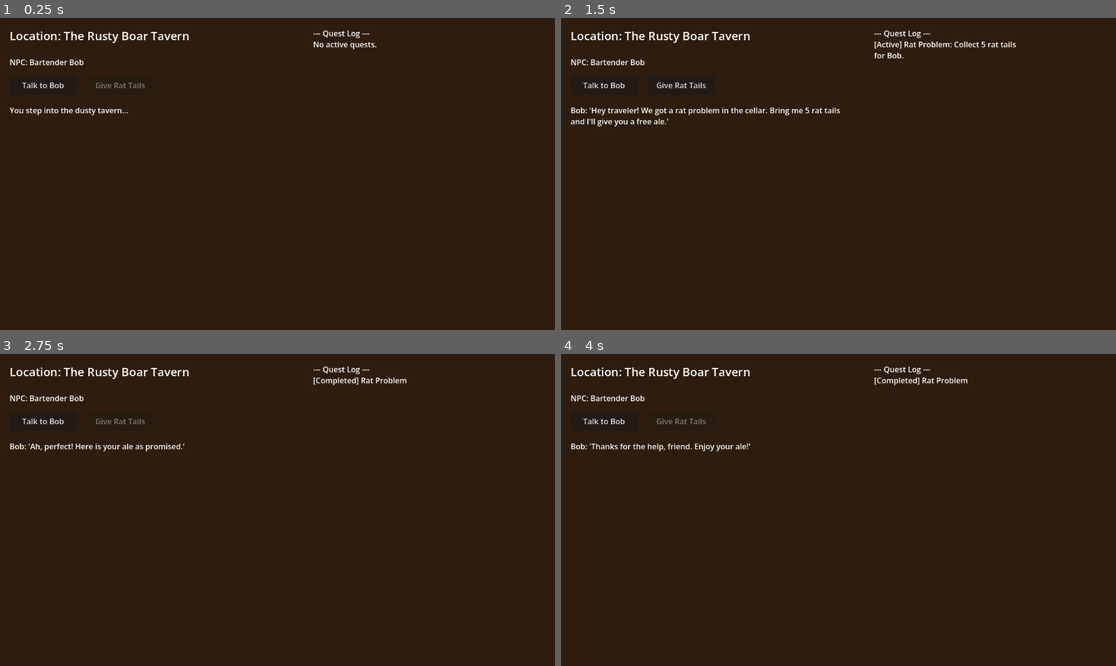
Above: before the commit, frames 1-4 (two rows, left to right).
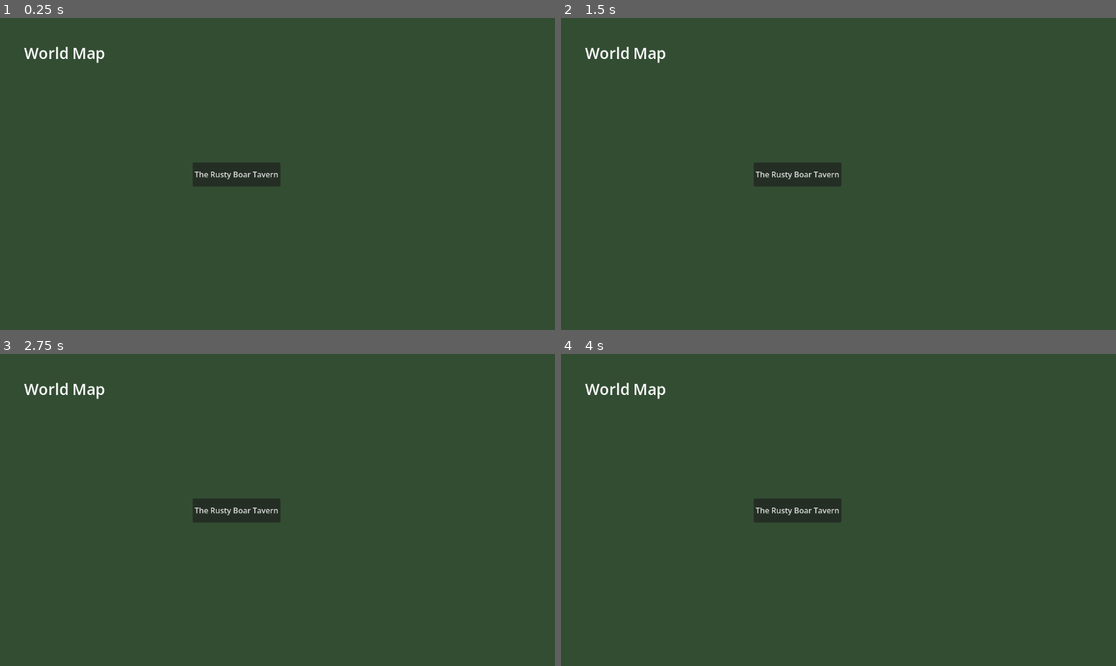
Above: after the commit, the same moments.

Repository: fakemailnum6-ux/Different-Way
Game: Godot game, scene res://UI/HUDManager.tscn
Same seed, same stepped clock (60 frames per second), same inputs: the game is played once before the commit and once after it. Before the commit the project starts from res://Tavern.tscn.
Inputs (mouse positions are in pixels of both pictures, inside the frame that each line leads up to):
- Up to frame 1 (0.25 s): no input
- Up to frame 2 (1.5 s): click (605, 86) at 0.5 s, where only the run before the commit has a clickable "Talk to Bob"; click (799, 174) at 1.25 s, where only the run after the commit has a clickable "The Rusty Boar Tavern"
- Up to frame 3 (2.75 s): click (122, 422) at 2 s, where only the run before the commit has a clickable "Give Rat Tails"
- Up to frame 4 (4 s): click (605, 422) at 2.75 s, where only the run before the commit has a clickable "Talk to Bob"; click (799, 510) at 3.5 s, where only the run after the commit has a clickable "The Rusty Boar Tavern"

The runs differ from the first frame. In frame 1, 99% of the frame differs, in the area x 0-100%, y 0-100%; in frame 2, 99%; in frame 3, 99%; in frame 4, 99%.

Commit message:
feat: implement map and UI system per Arc.md
Adds UI structure required for the map interface and dialogs:
- `UI/HUDManager.tscn/gd`: Main scene for handling transitions
- `UI/Map.tscn/gd`: Clickable map with a button to enter the Tavern
- `UI/DialogBox.tscn/gd`: Centralized UI dialog overlay
- Refactored `Tavern.tscn/gd` to instantiate `DialogBox` and support returning to the Map.
- Updated `project.godot` to launch `HUDManager` on startup.

Co-authored-by: vasyafaker <273591210+vasyafaker@users.noreply.github.com>

Diff:
--- a/Tavern.gd
+++ b/Tavern.gd
@@ -1,4 +1,6 @@
 extends Control
+
+signal return_to_map
 
 var quest_status = "none" # none, active, completed
 
@@ -6,25 +8,30 @@
 @onready var quest_log = $QuestLog
 @onready var talk_button = $TalkButton
 @onready var complete_button = $CompleteQuestButton
+@onready var return_button = $ReturnButton
 
 func _ready():
 	talk_button.pressed.connect(_on_talk_pressed)
 	complete_button.pressed.connect(_on_complete_pressed)
+	return_button.pressed.connect(_on_return_pressed)
 
 func _on_talk_pressed():
 	if quest_status == "none":
-		dialog_box.text = "Bob: 'Hey traveler! We got a rat problem in the cellar. Bring me 5 rat tails and I'll give you a free ale.'"
+		dialog_box.show_dialog("Bob: 'Hey traveler! We got a rat problem in the cellar. Bring me 5 rat tails and I'll give you a free ale.'")
 		quest_status = "active"
 		quest_log.text = "--- Quest Log ---\n[Active] Rat Problem: Collect 5 rat tails for Bob."
 		complete_button.disabled = false
 	elif quest_status == "active":
-		dialog_box.text = "Bob: 'Did you get those rat tails yet? The cellar is still squeaking!'"
+		dialog_box.show_dialog("Bob: 'Did you get those rat tails yet? The cellar is still squeaking!'")
 	elif quest_status == "completed":
-		dialog_box.text = "Bob: 'Thanks for the help, friend. Enjoy your ale!'"
+		dialog_box.show_dialog("Bob: 'Thanks for the help, friend. Enjoy your ale!'")
 
 func _on_complete_pressed():
 	if quest_status == "active":
-		dialog_box.text = "Bob: 'Ah, perfect! Here is your ale as promised.'"
+		dialog_box.show_dialog("Bob: 'Ah, perfect! Here is your ale as promised.'")
 		quest_status = "completed"
 		quest_log.text = "--- Quest Log ---\n[Completed] Rat Problem"
 		complete_button.disabled = true
+
+func _on_return_pressed():
+	return_to_map.emit()
--- a/Tavern.tscn
+++ b/Tavern.tscn
@@ -1,6 +1,7 @@
-[gd_scene load_steps=2 format=3 uid="uid://b82x4kfqy5a1"]
+[gd_scene load_steps=3 format=3 uid="uid://b82x4kfqy5a1"]
 
 [ext_resource type="Script" path="res://Tavern.gd" id="1_script"]
+[ext_resource type="PackedScene" uid="uid://dbx1" path="res://UI/DialogBox.tscn" id="2_dialog"]
 
 [node name="Tavern" type="Control"]
 layout_mode = 3
@@ -54,13 +55,13 @@
 text = "Give Rat Tails"
 disabled = true
 
-[node name="DialogBox" type="RichTextLabel" parent="."]
+[node name="ReturnButton" type="Button" parent="."]
 layout_mode = 0
 offset_left = 20.0
-offset_top = 180.0
-offset_right = 600.0
-offset_bottom = 380.0
-text = "You step into the dusty tavern..."
+offset_top = 200.0
+offset_right = 160.0
+offset_bottom = 240.0
+text = "Return to Map"
 
 [node name="QuestLog" type="RichTextLabel" parent="."]
 layout_mode = 0
@@ -70,3 +71,10 @@
 offset_bottom = 380.0
 text = "--- Quest Log ---
 No active quests."
+
+[node name="DialogBox" parent="." instance=ExtResource("2_dialog")]
+layout_mode = 1
+offset_left = 200.0
+offset_top = 200.0
+offset_right = 600.0
+offset_bottom = 400.0
--- /dev/null
+++ b/UI/DialogBox.gd
@@ -0,0 +1,15 @@
+extends PanelContainer
+
+@onready var text_label = $MarginContainer/VBoxContainer/TextLabel
+@onready var close_button = $MarginContainer/VBoxContainer/CloseButton
+
+func _ready():
+	hide()
+	close_button.pressed.connect(_on_close_pressed)
+
+func show_dialog(text: String):
+	text_label.text = text
+	show()
+
+func _on_close_pressed():
+	hide()
--- /dev/null
+++ b/UI/DialogBox.tscn
@@ -0,0 +1,38 @@
+[gd_scene load_steps=2 format=3 uid="uid://dbx1"]
+
+[ext_resource type="Script" path="res://UI/DialogBox.gd" id="1_script"]
+
+[node name="DialogBox" type="PanelContainer"]
+anchors_preset = 7
+anchor_left = 0.5
+anchor_top = 1.0
+anchor_right = 0.5
+anchor_bottom = 1.0
+offset_left = -300.0
+offset_top = -200.0
+offset_right = 300.0
+offset_bottom = -20.0
+grow_horizontal = 2
+grow_vertical = 0
+script = ExtResource("1_script")
+
+[node name="MarginContainer" type="MarginContainer" parent="."]
+layout_mode = 2
+theme_override_constants/margin_left = 20
+theme_override_constants/margin_top = 20
+theme_override_constants/margin_right = 20
+theme_override_constants/margin_bottom = 20
+
+[node name="VBoxContainer" type="VBoxContainer" parent="MarginContainer"]
+layout_mode = 2
+
+[node name="TextLabel" type="RichTextLabel" parent="MarginContainer/VBoxContainer"]
+layout_mode = 2
+size_flags_vertical = 3
+text = "..."
+scroll_following = true
+
+[node name="CloseButton" type="Button" parent="MarginContainer/VBoxContainer"]
+layout_mode = 2
+size_flags_horizontal = 4
+text = "Continue"
--- /dev/null
+++ b/UI/HUDManager.gd
@@ -0,0 +1,28 @@
+extends Control
+
+@onready var map_layer = $Map
+@onready var location_container = $LocationContainer
+
+var tavern_scene = preload("res://Tavern.tscn")
+var current_location: Node = null
+
+func _ready():
+	map_layer.location_selected.connect(_on_location_selected)
+
+func _on_location_selected(location_name: String):
+	map_layer.hide()
+
+	if current_location != null:
+		current_location.queue_free()
+
+	if location_name == "Tavern":
+		current_location = tavern_scene.instantiate()
+		location_container.add_child(current_location)
+		if current_location.has_signal("return_to_map"):
+			current_location.return_to_map.connect(_on_return_to_map)
+
+func _on_return_to_map():
+	if current_location != null:
+		current_location.queue_free()
+		current_location = null
+	map_layer.show()
--- /dev/null
+++ b/UI/HUDManager.tscn
@@ -0,0 +1,24 @@
+[gd_scene load_steps=3 format=3 uid="uid://hud1"]
+
+[ext_resource type="Script" path="res://UI/HUDManager.gd" id="1_script"]
+[ext_resource type="PackedScene" uid="uid://map1" path="res://UI/Map.tscn" id="2_map"]
+
+[node name="HUDManager" type="Control"]
+layout_mode = 3
+anchors_preset = 15
+anchor_right = 1.0
+anchor_bottom = 1.0
+grow_horizontal = 2
+grow_vertical = 2
+script = ExtResource("1_script")
+
+[node name="Map" parent="." instance=ExtResource("2_map")]
+layout_mode = 1
+
+[node name="LocationContainer" type="Control" parent="."]
+layout_mode = 1
+anchors_preset = 15
+anchor_right = 1.0
+anchor_bottom = 1.0
+grow_horizontal = 2
+grow_vertical = 2
--- /dev/null
+++ b/UI/Map.gd
@@ -0,0 +1,11 @@
+extends Control
+
+signal location_selected(location_name: String)
+
+@onready var tavern_button = $TavernButton
+
+func _ready():
+	tavern_button.pressed.connect(_on_tavern_pressed)
+
+func _on_tavern_pressed():
+	location_selected.emit("Tavern")
--- /dev/null
+++ b/UI/Map.tscn
@@ -0,0 +1,38 @@
+[gd_scene load_steps=2 format=3 uid="uid://map1"]
+
+[ext_resource type="Script" path="res://UI/Map.gd" id="1_script"]
+
+[node name="Map" type="Control"]
+layout_mode = 3
+anchors_preset = 15
+anchor_right = 1.0
+anchor_bottom = 1.0
+grow_horizontal = 2
+grow_vertical = 2
+script = ExtResource("1_script")
+
+[node name="Background" type="ColorRect" parent="."]
+layout_mode = 1
+anchors_preset = 15
+anchor_right = 1.0
+anchor_bottom = 1.0
+grow_horizontal = 2
+grow_vertical = 2
+color = Color(0.2, 0.3, 0.2, 1.0)
+
+[node name="MapTitle" type="Label" parent="."]
+layout_mode = 0
+offset_left = 50.0
+offset_top = 50.0
+offset_right = 200.0
+offset_bottom = 80.0
+theme_override_font_sizes/font_size = 32
+text = "World Map"
+
+[node name="TavernButton" type="Button" parent="."]
+layout_mode = 0
+offset_left = 400.0
+offset_top = 300.0
+offset_right = 550.0
+offset_bottom = 350.0
+text = "The Rusty Boar Tavern"
--- a/project.godot
+++ b/project.godot
@@ -9,7 +9,7 @@
 config_version=5
 
 [application]
-run/main_scene="res://Tavern.tscn"
+run/main_scene="res://UI/HUDManager.tscn"
 
 config/name="Different Way"
 config/features=PackedStringArray("4.6", "GL Compatibility")
